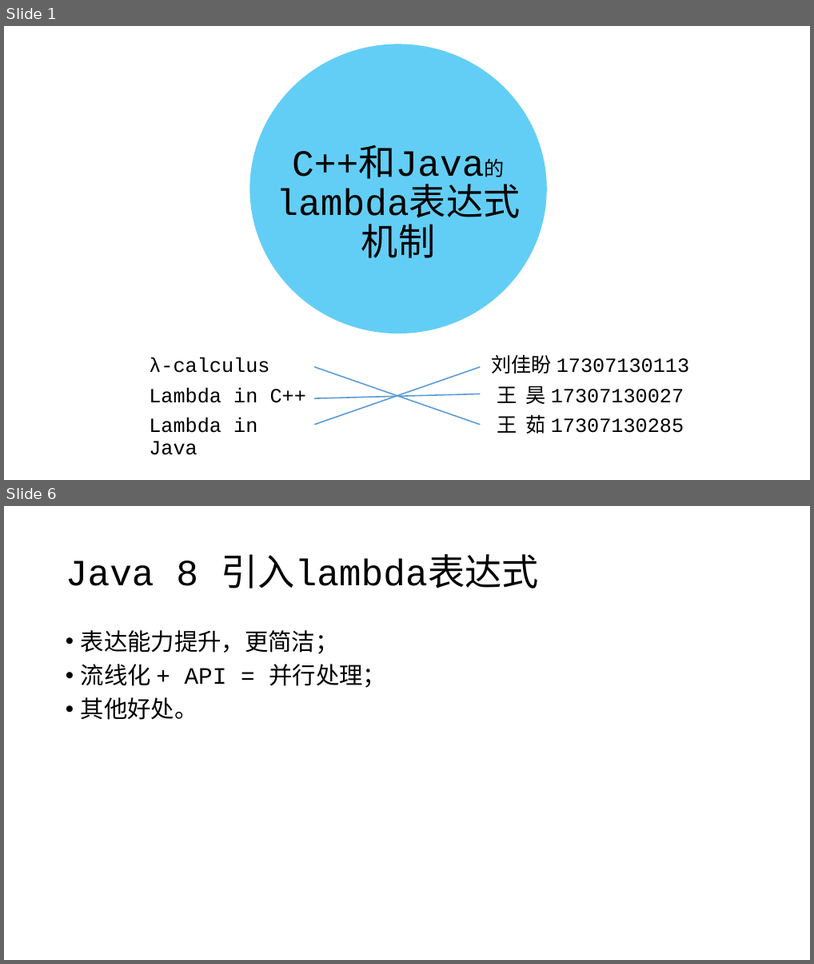
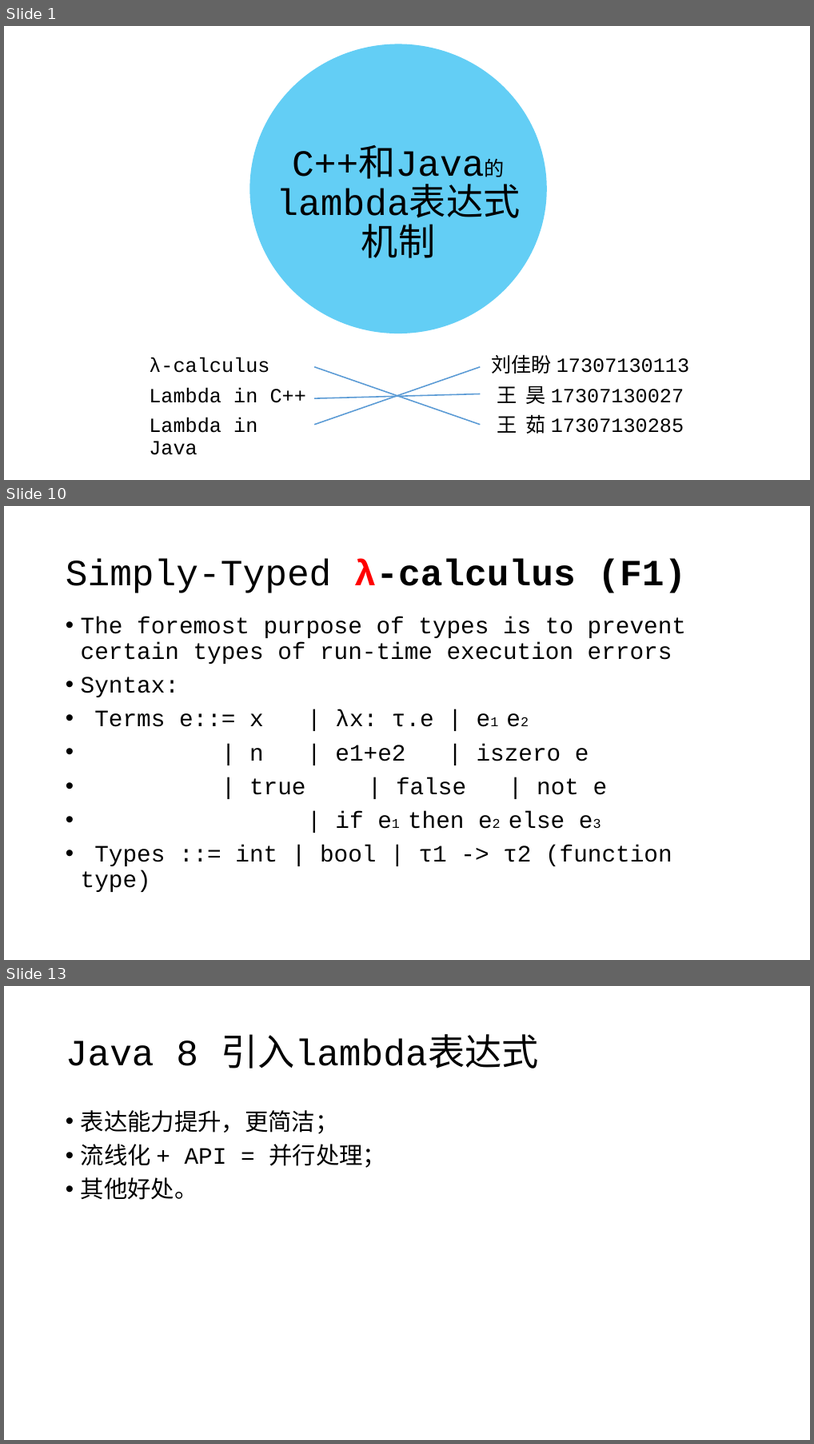
Before and after one commit to RuWang-0/lambda-in-Java-C-, a slide deck: lambda-ppt.pptx. Shown one above the other, each under a label of ours: slides 1 and 6 before the commit, slides 1, 10 and 13 after it; the slides between them are not shown. The pictures are 814x964 and 814x1444 pixels, drawn with LibreOffice and Linux fonts; fonts in the diff are those of the drawing. Boxes give left, top, right and bottom in pixels: in the first picture for what was removed or moved away, otherwise in the second. Text is boxed around its words. In the diff, an @@ line names an element or a change of style, - is before the commit and + after.

```diff
--- a/lambda-ppt.pptx
+++ b/lambda-ppt.pptx
@@ slide 10 added at (x1=4, y1=506, x2=810, y2=960), background #FFFFFF @@
@@ title added at (x1=66, y1=560, x2=686, y2=593), 44 pt, text #000000, bold @@
+Simply-Typed λ-calculus (F1)
@@ text added at (x1=81, y1=616, x2=686, y2=892), 28 pt, text #000000 @@
+• The foremost purpose of types is to prevent certain types of run-time execution errors
+• Syntax:
+• Terms e::= x | λx: τ.e | e1 e2
+• | n | e1+e2 | iszero e
+• | true | false | not e
+• | if e1 then e2 else e3
+• Types ::= int | bool | τ1 -> τ2 (function type)
@@ what was slide 6 is now slide 13 @@
```
Also in this commit, not shown: 8 other slides added, 2 slides removed, 2 other files.
